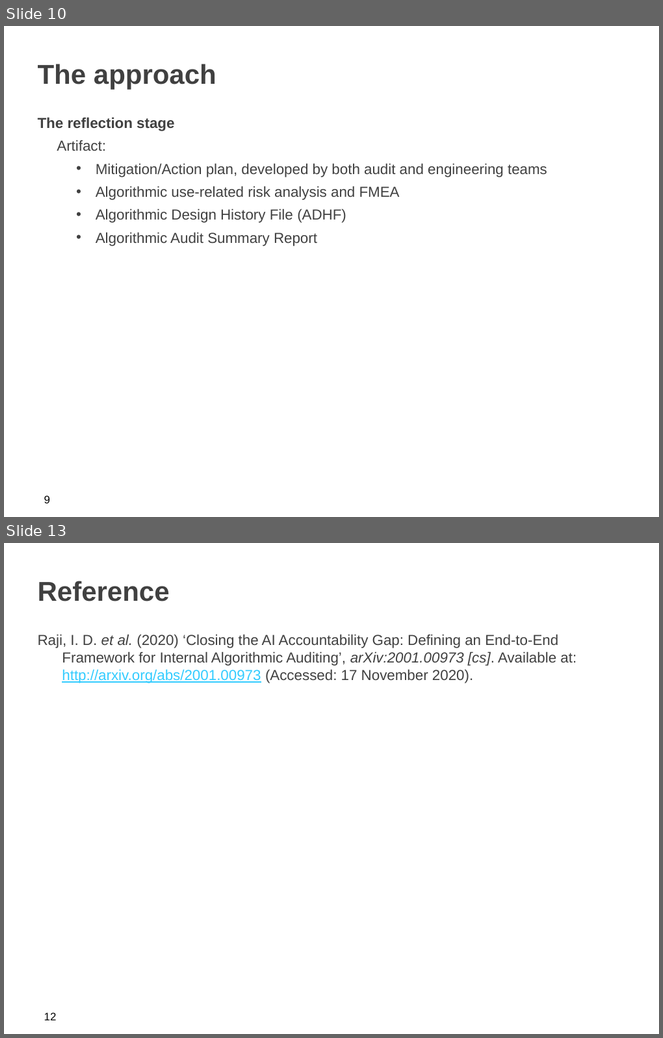
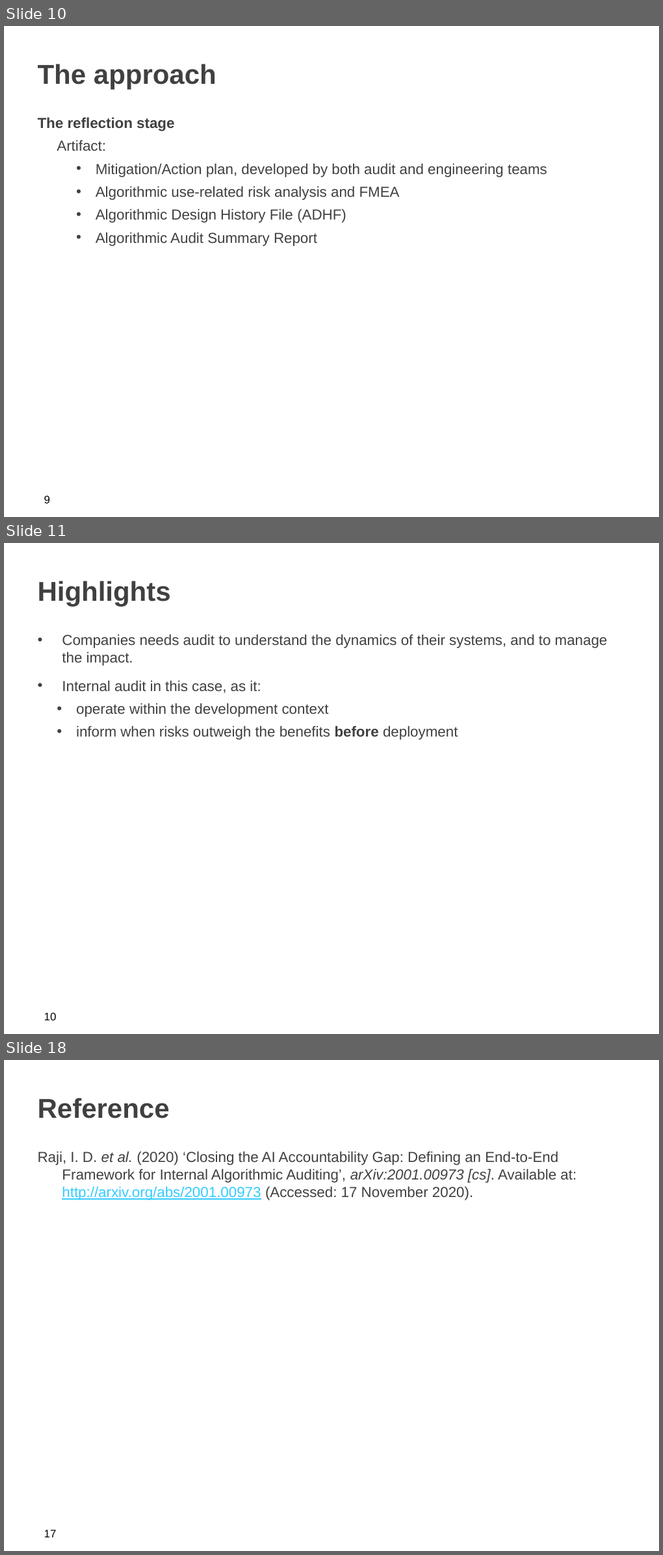
Before and after one commit to iamzifei/research, a slide deck: paper/Closing the AI Accountability Gap.pptx. Shown one above the other, each under a label of ours: slides 10 and 13 before the commit, slides 10, 11 and 18 after it; the slides between them are not shown. The pictures are 663x1038 and 663x1555 pixels, drawn with LibreOffice and Linux fonts; fonts in the diff are those of the drawing; background and template pictures are left out. Boxes give left, top, right and bottom in pixels: in the first picture for what was removed or moved away, otherwise in the second. Text is boxed around its words. In the diff, an @@ line names an element or a change of style, - is before the commit and + after.

```diff
--- a/paper/Closing the AI Accountability Gap.pptx
+++ b/paper/Closing the AI Accountability Gap.pptx
@@ slide 11 added at bbox=[4, 543, 659, 1034], background picture (left out) @@
@@ title added at bbox=[38, 581, 171, 607], 30 pt, text #404040, bold @@
+Highlights
@@ text added at bbox=[62, 634, 608, 740], 16 pt, text #404040 @@
+• Companies needs audit to understand the dynamics of their systems, and to manage the impact.
+• Internal audit in this case, as it:
+    • operate within the development context
+    • inform when risks outweigh the benefits before deployment
@@ page number added at bbox=[44, 1013, 57, 1021], 12 pt, text #000000 @@
+10
@@ what was slide 13 is now slide 18 @@
@@ page number at bbox=[44, 1530, 57, 1538]: text changed @@
-12
+17
```
Also in this commit, not shown: 5 slides changed, 4 other slides added.
